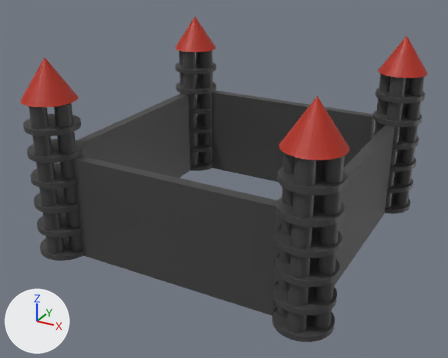
One commit to the glTF model assets/models/fortress.glb: the scene before it, then after it.
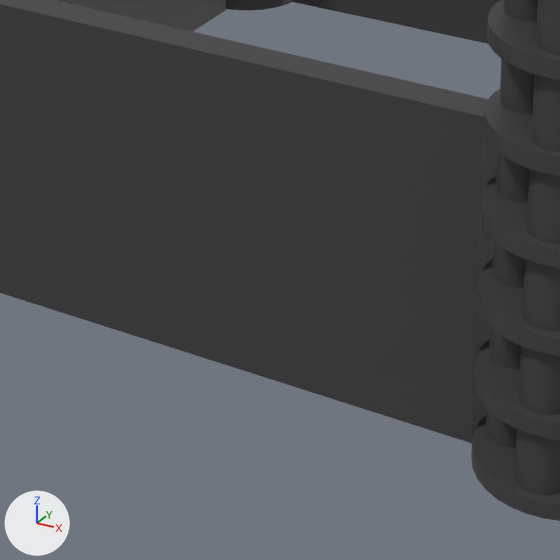
Old and new are each drawn whole from a 50 mm camera at (107.4, -207.6, 123.2) aimed at (-2.2, -8.3, 23.6) and again close up on the part from 26% to 67% of the width and 47% to 99% of the height. Arrows for +X, +Y and +Z are at lower left; the lights stay in place. Where no turn or scale is listed for an object, it has been applied to the vertices.

The first close-up shows 'brick.100', 'brick.105', 'brick.110', 'brick.115', 'brick.120', 'brick.125', 'brick.130', 'brick.135', 'brick.140', 'brick.145', 'brick.190', 'brick.195', 'brick.196', 'brick.197', 'brick.198', 'brick.199', 'disk.018', 'disk.019', 'disk.020', 'disk.021', 'disk.022', 'disk.023'.
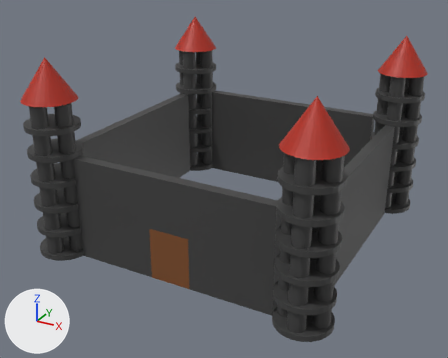
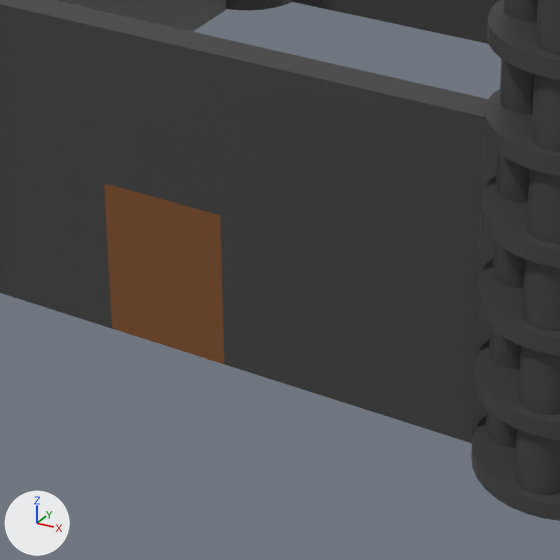
Commit message: change fortress

Changed parts and their boxes (x1, y1, x2, y2) in the close-ups (560 x 560 px):
'brick.145', recoloured (black to brown): (161, 199, 221, 246) in both
'brick.135', recoloured (black to brown): (162, 229, 222, 276) in both
'brick.125', recoloured (black to brown): (164, 259, 223, 306) in both
'brick.140', recoloured (black to brown): (104, 183, 162, 229) in both
'brick.115', recoloured (black to brown): (165, 289, 223, 335) in both
'brick.130', recoloured (black to brown): (106, 213, 164, 259) in both
'brick.105', recoloured (black to brown): (166, 318, 224, 364) in both
'brick.120', recoloured (black to brown): (107, 243, 165, 288) in both
'brick.110', recoloured (black to brown): (109, 272, 166, 317) in both
'brick.100', recoloured (black to brown): (110, 300, 167, 346) in both

Diff of the bpy script that builds the scene:
```diff
--- a/assets/models/fortress.glb.py
+++ b/assets/models/fortress.glb.py
@@ mat_door @@
+mat_door = principled_material('door')
+mat_door.base_color = (0.214, 0.0759, 0.0219)  # brown #7f4e29
@@ me_m_brick_229 @@
 me_m_brick_229.from_pydata(...)  # 8 vertices, 12 faces; spans x -4.0..4.0, y -2.0..2.0, z -2.0..2.0
-me_m_brick_229.materials.append(mat_base)  # black #414141
+me_m_brick_229.materials.append(mat_door)  # brown #7f4e29
@@ me_m_brick_234 @@
 me_m_brick_234.from_pydata(...)  # 8 vertices, 12 faces; spans x -4.0..4.0, y -2.0..2.0, z -2.0..2.0
-me_m_brick_234.materials.append(mat_base)  # black #414141
+me_m_brick_234.materials.append(mat_door)  # brown #7f4e29
@@ me_m_brick_239 @@
 me_m_brick_239.from_pydata(...)  # 8 vertices, 12 faces; spans x -4.0..4.0, y -2.0..2.0, z -2.0..2.0
-me_m_brick_239.materials.append(mat_base)  # black #414141
+me_m_brick_239.materials.append(mat_door)  # brown #7f4e29
@@ me_m_brick_244 @@
 me_m_brick_244.from_pydata(...)  # 8 vertices, 12 faces; spans x -4.0..4.0, y -2.0..2.0, z -2.0..2.0
-me_m_brick_244.materials.append(mat_base)  # black #414141
+me_m_brick_244.materials.append(mat_door)  # brown #7f4e29
@@ me_m_brick_249 @@
 me_m_brick_249.from_pydata(...)  # 8 vertices, 12 faces; spans x -4.0..4.0, y -2.0..2.0, z -2.0..2.0
-me_m_brick_249.materials.append(mat_base)  # black #414141
+me_m_brick_249.materials.append(mat_door)  # brown #7f4e29
@@ me_m_brick_254 @@
 me_m_brick_254.from_pydata(...)  # 8 vertices, 12 faces; spans x -4.0..4.0, y -2.0..2.0, z -2.0..2.0
-me_m_brick_254.materials.append(mat_base)  # black #414141
+me_m_brick_254.materials.append(mat_door)  # brown #7f4e29
@@ me_m_brick_259 @@
 me_m_brick_259.from_pydata(...)  # 8 vertices, 12 faces; spans x -4.0..4.0, y -2.0..2.0, z -2.0..2.0
-me_m_brick_259.materials.append(mat_base)  # black #414141
+me_m_brick_259.materials.append(mat_door)  # brown #7f4e29
@@ me_m_brick_264 @@
 me_m_brick_264.from_pydata(...)  # 8 vertices, 12 faces; spans x -4.0..4.0, y -2.0..2.0, z -2.0..2.0
-me_m_brick_264.materials.append(mat_base)  # black #414141
+me_m_brick_264.materials.append(mat_door)  # brown #7f4e29
@@ me_m_brick_269 @@
 me_m_brick_269.from_pydata(...)  # 8 vertices, 12 faces; spans x -4.0..4.0, y -2.0..2.0, z -2.0..2.0
-me_m_brick_269.materials.append(mat_base)  # black #414141
+me_m_brick_269.materials.append(mat_door)  # brown #7f4e29
@@ me_m_brick_274 @@
 me_m_brick_274.from_pydata(...)  # 8 vertices, 12 faces; spans x -4.0..4.0, y -2.0..2.0, z -2.0..2.0
-me_m_brick_274.materials.append(mat_base)  # black #414141
+me_m_brick_274.materials.append(mat_door)  # brown #7f4e29
```
